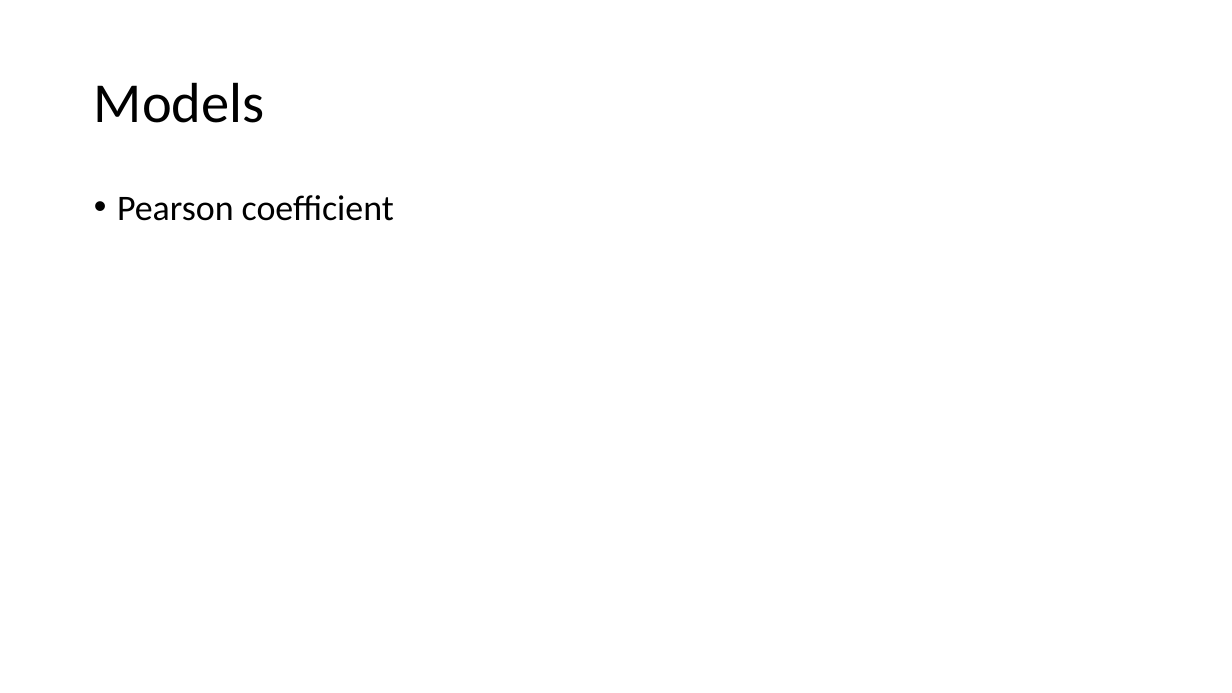
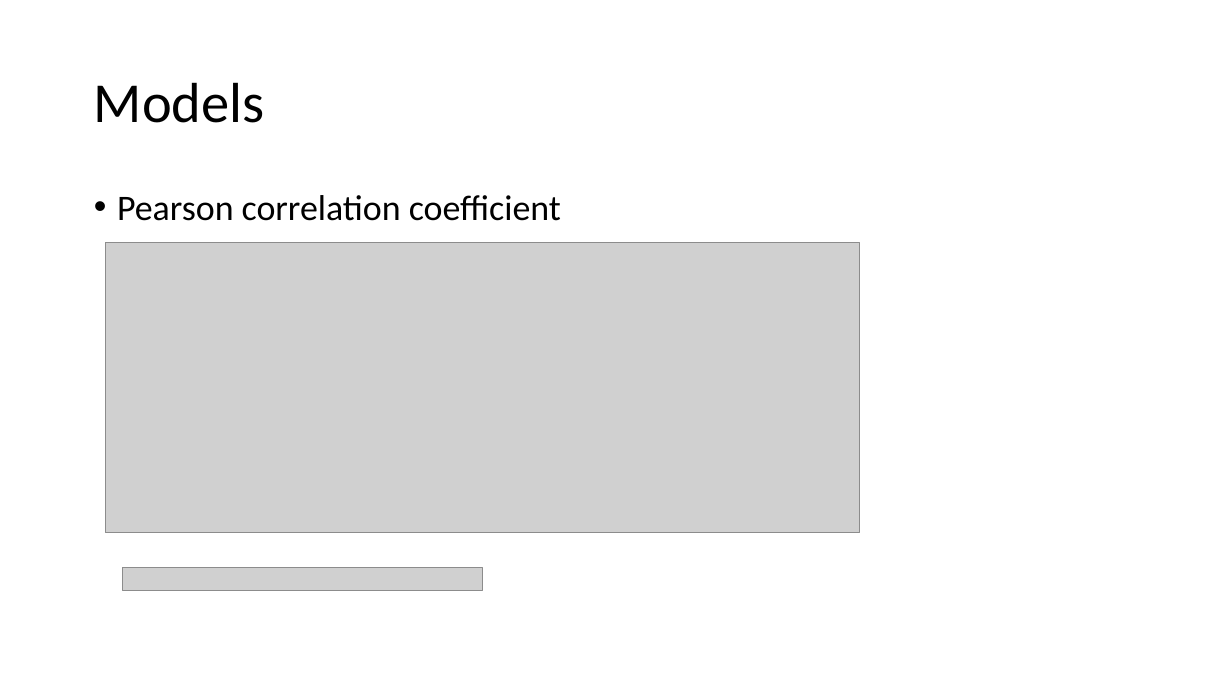
Before and after one commit to FWWorks/VAML_ApplicationPerformance, a slide deck: slide 6 of final_presentation/VAML Final Presentation.pptx. Drawn at 1232x693 pixels with LibreOffice and Linux fonts; fonts in the diff are those of the drawing; grey boxes stand for pictures. Boxes give left, top, right and bottom in pixels: in the first picture for what was removed or moved away, otherwise in the second. Text is boxed around its words. In the diff, an @@ line names an element or a change of style, - is before the commit and + after.

Commit message:
slides

```diff
--- a/final_presentation/VAML Final Presentation.pptx
+++ b/final_presentation/VAML Final Presentation.pptx
@@ text at bbox=[117, 195, 561, 221]: text changed @@
-• Pearson coefficient
+• Pearson correlation coefficient
@@ picture added at bbox=[105, 242, 860, 533] @@
@@ picture added at bbox=[122, 567, 482, 591] @@
```
Also in this commit, not shown: 1 other slide changed, 6 slides added, 1 slide removed.
